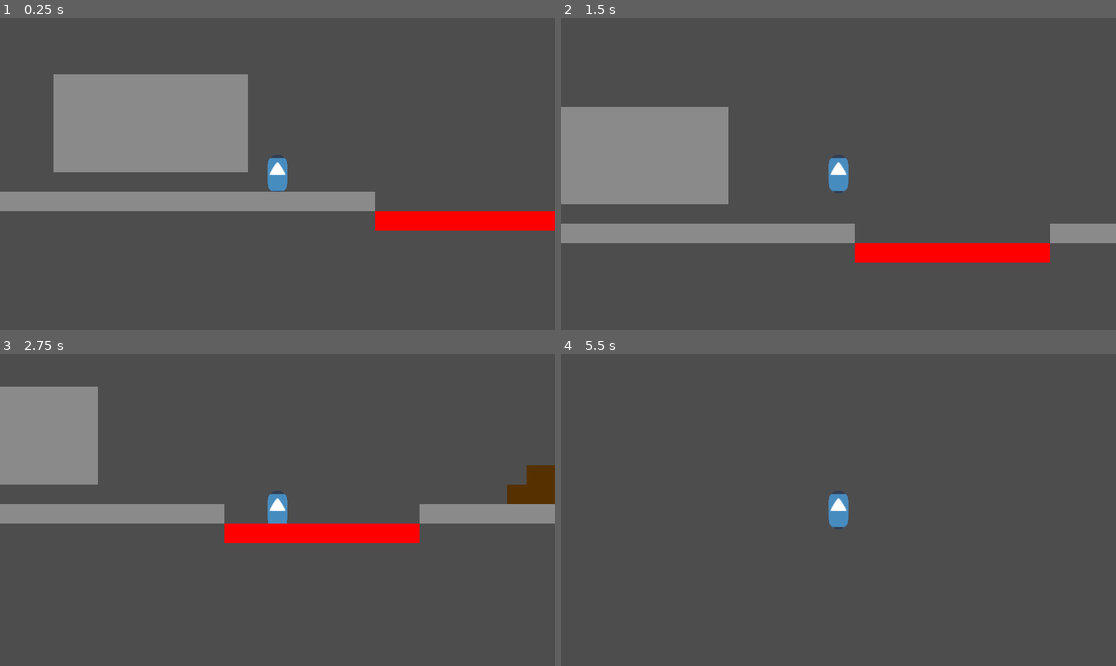
Above: before the commit, frames 1-4 (two rows, left to right).
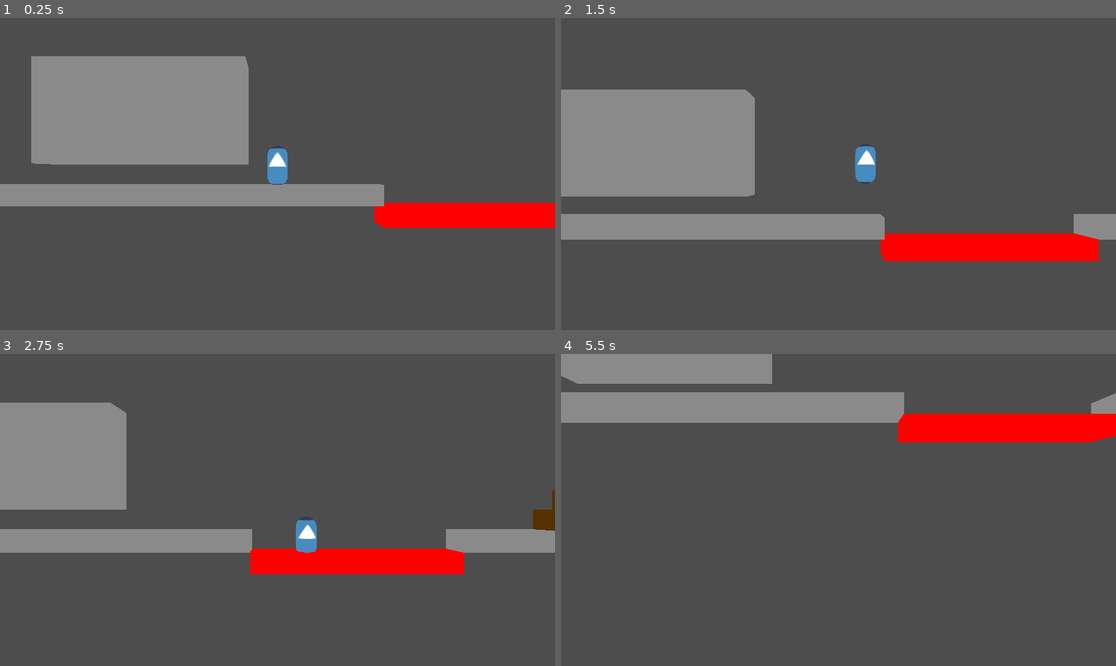
Above: after the commit, the same moments.

Repository: Minish-Link/MVM-31
Game: Godot game, scene res://levels/testing_level.tscn
Same seed, same stepped clock (60 frames per second), same inputs: the game is played once before the commit and once after it. The engine's default icon, where the game draws it, is replaced by a stand-in: a white triangle on a blue panel in a dark square.
Inputs:
- Up to frame 1 (0.25 s): no input
- Up to frame 2 (1.5 s): tap Enter at 0.5 s; hold Right (move_right) 0.53-1.28 s; tap X (attack) at 0.6 s; tap Space (jump) at 0.77 s; hold Down (move_down) from 1.28 s (still down); tap Shift (slide) at 1.35 s
- Up to frame 3 (2.75 s): tap Space (jump) at 1.52 s; release Down (move_down) at 2.03 s; hold Right (move_right) from 2.03 s (still down); tap X (attack) at 2.1 s
- Up to frame 4 (5.5 s): release Right (move_right) at 2.78 s; hold Up (move_up) 2.78-3.53 s; tap Shift (slide) at 2.85, 4.35 s; tap Space (jump) at 3.02, 3.77, 4.52 s; hold Left (move_left) 3.53-5.03 s; tap X (attack) at 3.6, 5.1 s; hold Down (move_down) from 5.03 s (still down)

The runs differ from the first frame. In frame 1, 8.5% of the frame differs, in the area x 0-100%, y 12-69%; in frame 2, 10%; in frame 3, 19%, in the area x 0-100%, y 10-71%; in frame 4, 14%.

Commit message:
Extra Camera features and Room Data

Diff:
--- a/levels/testing_level.tscn
+++ b/levels/testing_level.tscn
@@ -2,6 +2,7 @@
 
 [ext_resource type="PackedScene" uid="uid://dptjs67q64i8i" path="res://objects/components/DamageBoxComponent.tscn" id="1_m2onx"]
 [ext_resource type="PackedScene" uid="uid://dwjdbdqpsy1bo" path="res://objects/environment/BreakableObject.tscn" id="2_omjae"]
+[ext_resource type="PackedScene" uid="uid://xsl1vsbfrl51" path="res://objects/static/CameraBoundary.tscn" id="3_aklg6"]
 
 [sub_resource type="BoxMesh" id="BoxMesh_omjae"]
 
@@ -108,3 +109,5 @@
 
 [node name="BreakableObject8" parent="." unique_id=884043914 instance=ExtResource("2_omjae")]
 transform = Transform3D(1, 0, 0, 0, 1, 0, 0, 0, 1, 24, 0, 0)
+
+[node name="CameraBoundary" parent="." unique_id=1830535311 instance=ExtResource("3_aklg6")]
--- a/objects/player/PlayerCharacter.tscn
+++ b/objects/player/PlayerCharacter.tscn
@@ -50,11 +50,6 @@
 unique_name_in_owner = true
 target_position = Vector3(0, 1, 0)
 
-[node name="Camera3D" type="Camera3D" parent="." unique_id=62274711]
-transform = Transform3D(1, 0, 0, 0, 1, 0, 0, 0, 1, 0, 0, 2.4095912)
-projection = 1
-size = 16.0
-
 [node name="StateMachine" type="Node" parent="." unique_id=1300399073 node_paths=PackedStringArray("initial_state")]
 script = ExtResource("3_w8j34")
 initial_state = NodePath("Idle")
--- a/objects/player/player_character.gd
+++ b/objects/player/player_character.gd
@@ -108,6 +108,9 @@
 		_unbuffer_input("attack")
 
 func _handle_slide() -> void:
+	if not WorldData.has_item("Slide"):
+		return
+
 	if abs(input_dir.x) < 0.1 or not is_input_buffered("slide"):
 		return
 
--- a/objects/static/CameraBoundary.tscn
+++ b/objects/static/CameraBoundary.tscn
@@ -1,3 +1,32 @@
 [gd_scene format=3 uid="uid://xsl1vsbfrl51"]
 
-[node name="CameraBoundary" type="Node3D" unique_id=731828375]
+[ext_resource type="Script" uid="uid://chbpy8rju8560" path="res://objects/static/camera_boundary.gd" id="1_7033s"]
+
+[sub_resource type="StandardMaterial3D" id="StandardMaterial3D_7033s"]
+albedo_color = Color(1, 0, 0, 1)
+
+[sub_resource type="SphereMesh" id="SphereMesh_acdxf"]
+material = SubResource("StandardMaterial3D_7033s")
+radial_segments = 4
+rings = 1
+
+[sub_resource type="StandardMaterial3D" id="StandardMaterial3D_d36pa"]
+albedo_color = Color(0, 1, 1, 1)
+
+[sub_resource type="SphereMesh" id="SphereMesh_gnykf"]
+material = SubResource("StandardMaterial3D_d36pa")
+radial_segments = 4
+rings = 1
+
+[node name="CameraBoundary" type="Node3D" unique_id=1830535311 node_paths=PackedStringArray("BOTTOM_LEFT_BOUNDARY", "TOP_RIGHT_BOUNDARY")]
+script = ExtResource("1_7033s")
+BOTTOM_LEFT_BOUNDARY = NodePath("BottomLeft")
+TOP_RIGHT_BOUNDARY = NodePath("TopRight")
+
+[node name="BottomLeft" type="MeshInstance3D" parent="." unique_id=1689219058]
+transform = Transform3D(1, 0, 0, 0, 1, 0, 0, 0, 1, -8, -6, 0)
+mesh = SubResource("SphereMesh_acdxf")
+
+[node name="TopRight" type="MeshInstance3D" parent="." unique_id=666792620]
+transform = Transform3D(1, 0, 0, 0, 1, 0, 0, 0, 1, 8, 6, 0)
+mesh = SubResource("SphereMesh_gnykf")
--- /dev/null
+++ b/objects/static/GameCamera.tscn
@@ -0,0 +1,6 @@
+[gd_scene format=3 uid="uid://dxf7ibrenk3fo"]
+
+[ext_resource type="Script" uid="uid://dc6lqysammu4h" path="res://objects/static/game_camera.gd" id="1_h87ur"]
+
+[node name="GameCamera" type="Camera3D" unique_id=1648716185]
+script = ExtResource("1_h87ur")
--- /dev/null
+++ b/objects/static/camera_boundary.gd
@@ -0,0 +1,47 @@
+@tool
+extends Node3D
+
+@export var BOTTOM_LEFT_BOUNDARY: Node3D
+@export var TOP_RIGHT_BOUNDARY: Node3D
+@export var BOUNDARY_MINIMUM_WIDTH: float = 16.0
+@export var BOUNDARY_MINIMUM_HEIGHT: float = 12.0
+
+@export var left_boundary: float = -8.0:
+	set(value):
+		left_boundary = value
+		if BOTTOM_LEFT_BOUNDARY:
+			BOTTOM_LEFT_BOUNDARY.position.x = value
+@export var right_boundary: float = 8.0:
+	set(value):
+		right_boundary = value
+		if TOP_RIGHT_BOUNDARY:
+			TOP_RIGHT_BOUNDARY.position.x = value
+@export var bottom_boundary: float = -6.0:
+	set(value):
+		bottom_boundary = value
+		if BOTTOM_LEFT_BOUNDARY:
+			BOTTOM_LEFT_BOUNDARY.position.y = value
+@export var top_boundary: float = 6.0:
+	set(value):
+		top_boundary = value
+		if TOP_RIGHT_BOUNDARY:
+			TOP_RIGHT_BOUNDARY.position.y = value
+
+# Called when the node enters the scene tree for the first time.
+func _ready() -> void:
+	assert(TOP_RIGHT_BOUNDARY.position.x > BOTTOM_LEFT_BOUNDARY.position.x,
+	"Right Camera Boundary must be to the right of the Left Camera Boundary")
+	assert(TOP_RIGHT_BOUNDARY.position.y > BOTTOM_LEFT_BOUNDARY.position.y,
+	"Bottom Camera Boundary must be below the Top Camera Boundary")
+	assert(TOP_RIGHT_BOUNDARY.position.x - BOTTOM_LEFT_BOUNDARY.position.x >= BOUNDARY_MINIMUM_WIDTH,
+	"Left and Right Camera Boundaries must be at least " + str(BOUNDARY_MINIMUM_WIDTH) + " units apart")
+	assert(TOP_RIGHT_BOUNDARY.position.y - BOTTOM_LEFT_BOUNDARY.position.y >= BOUNDARY_MINIMUM_HEIGHT,
+	"Top and Bottom Camera Boundaries must be at least " + str(BOUNDARY_MINIMUM_HEIGHT) + " units apart")
+
+	GameCamera.left_boundary = BOTTOM_LEFT_BOUNDARY.position.x
+	GameCamera.right_boundary = TOP_RIGHT_BOUNDARY.position.x
+	GameCamera.bottom_boundary = BOTTOM_LEFT_BOUNDARY.position.y
+	GameCamera.top_boundary = TOP_RIGHT_BOUNDARY.position.y
+
+	BOTTOM_LEFT_BOUNDARY.visible = false
+	TOP_RIGHT_BOUNDARY.visible = false
--- /dev/null
+++ b/objects/static/game_camera.gd
@@ -0,0 +1,22 @@
+extends Camera3D
+
+func _ready() -> void:
+	position.z = 10.0
+	position.x = PlayerCharacter.position.x
+	position.y = PlayerCharacter.position.y
+
+var left_boundary := -10.0
+var right_boundary := 10.0
+var top_boundary := 10.0
+var bottom_boundary := -10.0
+
+# Called every frame. 'delta' is the elapsed time since the previous frame.
+func _process(delta: float) -> void:
+	# TODO
+	var camera_pos = Vector2(position.x, position.y)
+	var player_pos = Vector2(PlayerCharacter.position.x, PlayerCharacter.position.y)
+	var diff: Vector2 = player_pos - camera_pos
+	position.x = move_toward(camera_pos.x, player_pos.x, pow(diff.x, 4) * delta)
+	position.y = move_toward(camera_pos.y, player_pos.y, pow(diff.y, 4) * delta)
+	position.x = min(max(position.x, left_boundary), right_boundary)
+	position.y = min(max(position.y, bottom_boundary), top_boundary)
--- a/project.godot
+++ b/project.godot
@@ -19,6 +19,7 @@
 
 WorldData="*uid://7nixy2ur6k8i"
 PlayerCharacter="*uid://b5k6yq7y35n1p"
+GameCamera="*uid://dxf7ibrenk3fo"
 
 [dotnet]
 
--- /dev/null
+++ b/scripts/room_data.gd
@@ -0,0 +1,32 @@
+extends Node
+class_name RoomData
+
+enum RoomStates {
+	Default,
+	Respite,
+	Battle,
+	Dialogue,
+	Boss
+}
+
+enum Regions {
+	Starting,
+	Factory,
+	Jungle,
+	Penultimate,
+	Final
+}
+
+@export var region := Regions.Starting
+@export var initial_room_state := RoomStates.Default
+var current_room_state := RoomStates.Default
+
+func _on_room_load() -> void:
+	current_room_state = initial_room_state
+	WorldData.OnRegionChanged.emit(region)
+	WorldData.OnRoomStateChanged.emit(current_room_state)
+
+func change_room_state(new_state: RoomStates):
+	if new_state != current_room_state:
+		current_room_state = new_state
+		WorldData.OnRoomStateChanged.emit(current_room_state)
--- a/scripts/world_data.gd
+++ b/scripts/world_data.gd
@@ -1 +1,49 @@
 extends Node
+
+var visited_rooms: Array[String]
+var last_bench_room: String
+var money: int
+var collected_items: Dictionary[String, int]
+
+signal OnRoomChanged(_room_name: String, _entrance_id: int, _region: RoomData.Regions, _room_state: RoomData.RoomStates )
+signal OnRegionChanged(new_region: RoomData.Regions)
+signal OnRoomStateChanged(new_room_state: RoomData.RoomStates)
+
+## Returns true if room has never been visited before
+func visit_new_room(room_name: String) -> bool:
+	if room_name not in visited_rooms:
+		visited_rooms.append(room_name)
+		return true
+	return false
+
+func set_bench_room(room_name: String) -> void:
+	last_bench_room = room_name
+
+func get_money(amount: int) -> void:
+	money += amount
+
+## Returns false if the player does not have enough money to spend.
+func spend_money(cost: int) -> bool:
+	if money < cost:
+		return false
+	money -= cost
+	return true
+
+func has_item(item_name: String) -> bool:
+	if item_name.to_lower() not in collected_items.keys():
+		return false
+	return collected_items[item_name.to_lower()] > 0
+
+func get_item_count(item_name: String) -> int:
+	if item_name.to_lower() not in collected_items.keys():
+		return 0
+	return collected_items[item_name.to_lower()]
+
+func collect_item(item_name: String, amount: int = 1) -> void:
+	if item_name.to_lower() not in collected_items.keys():
+		collected_items[item_name.to_lower()] = 0
+	collected_items[item_name.to_lower()] += amount
+
+## TODO
+func load_world_data_from_save() -> void:
+	pass
Not shown, added: objects/static/camera_boundary.gd.uid
Not shown, added: objects/static/game_camera.gd.uid
Not shown, added: scripts/room_data.gd.uid
